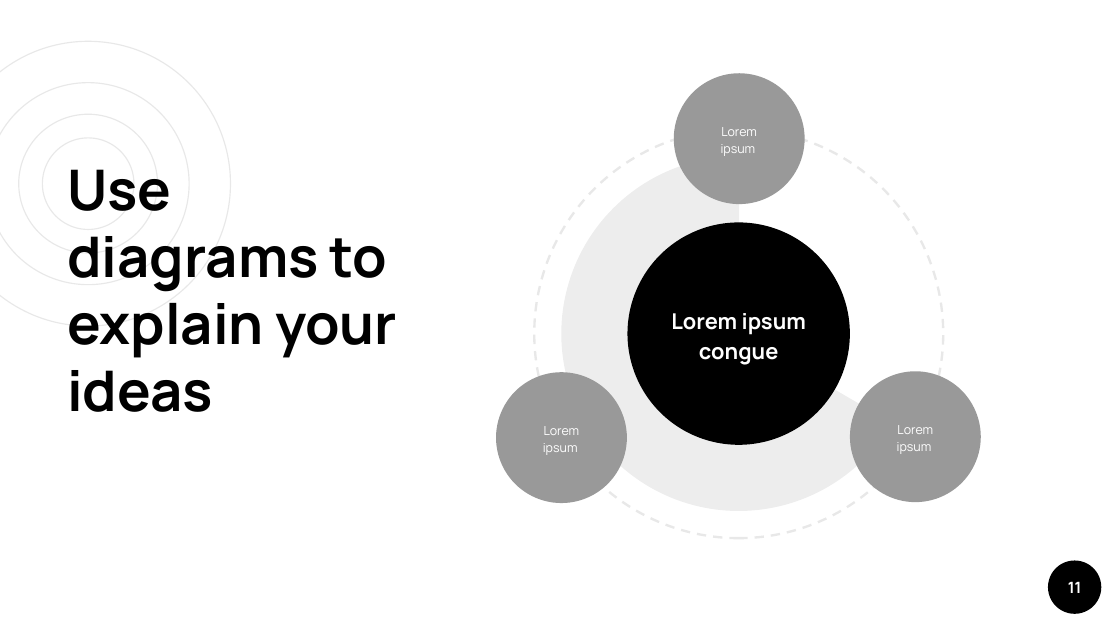
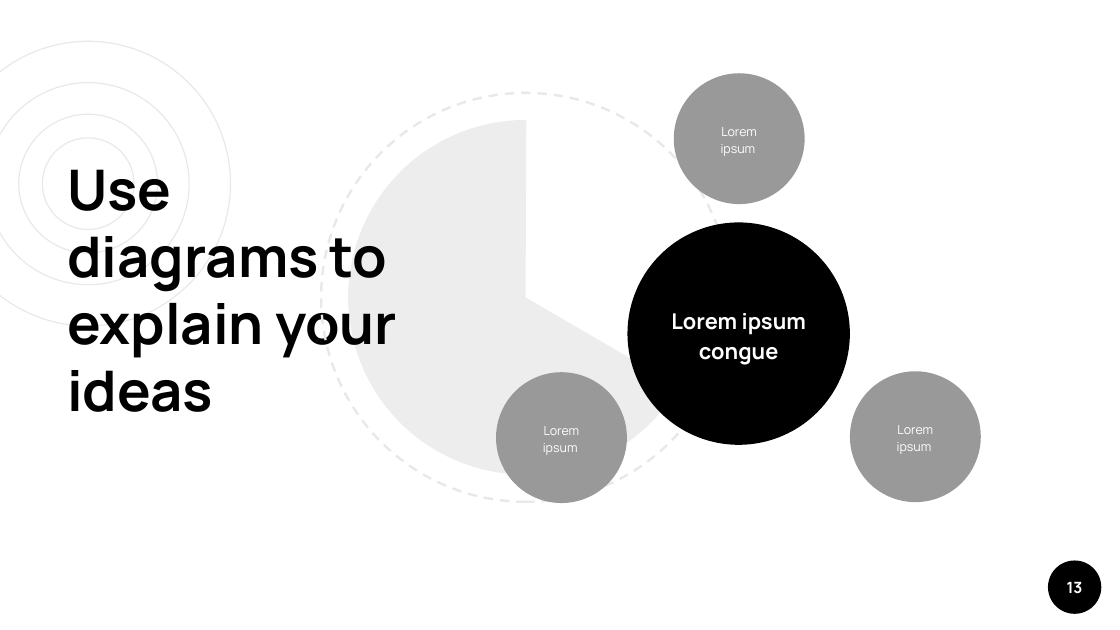
Before and after one commit to 50enta/gassX, a slide deck: slide 13 of Outros/slide apresentacao.pptx (slide 11 before the commit). Drawn at 1120x630 pixels with LibreOffice and Linux fonts; fonts in the diff are those of the drawing. Boxes give left, top, right and bottom in pixels: in the first picture for what was removed or moved away, otherwise in the second. Text is boxed around its words. In the diff, an @@ line names an element or a change of style, - is before the commit and + after.

```diff
--- a/Outros/slide apresentacao.pptx
+++ b/Outros/slide apresentacao.pptx
@@ ellipse: place and size @@
-ellipse at box(534, 129, 943, 538)
+ellipse at box(321, 93, 730, 502)
@@ pie slice (boxed as its full ellipse): place and size @@
-pie slice (boxed as its full ellipse) at box(561, 157, 916, 512)
+pie slice (boxed as its full ellipse) at box(348, 120, 703, 475)
@@ page number at box(1067, 581, 1083, 594): text changed @@
-11
+13
```
Also in this commit, not shown: 5 other slides changed, 5 slides added, 3 slides removed, 1 other file.
